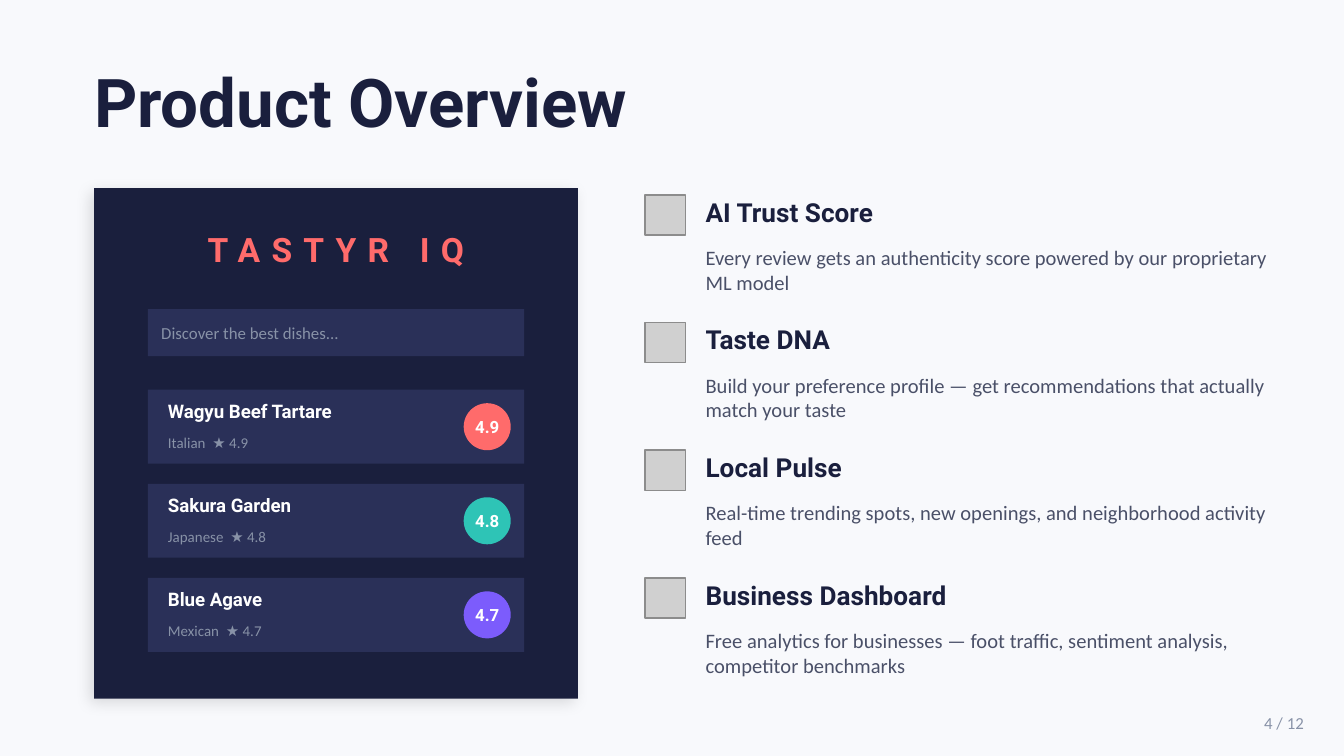
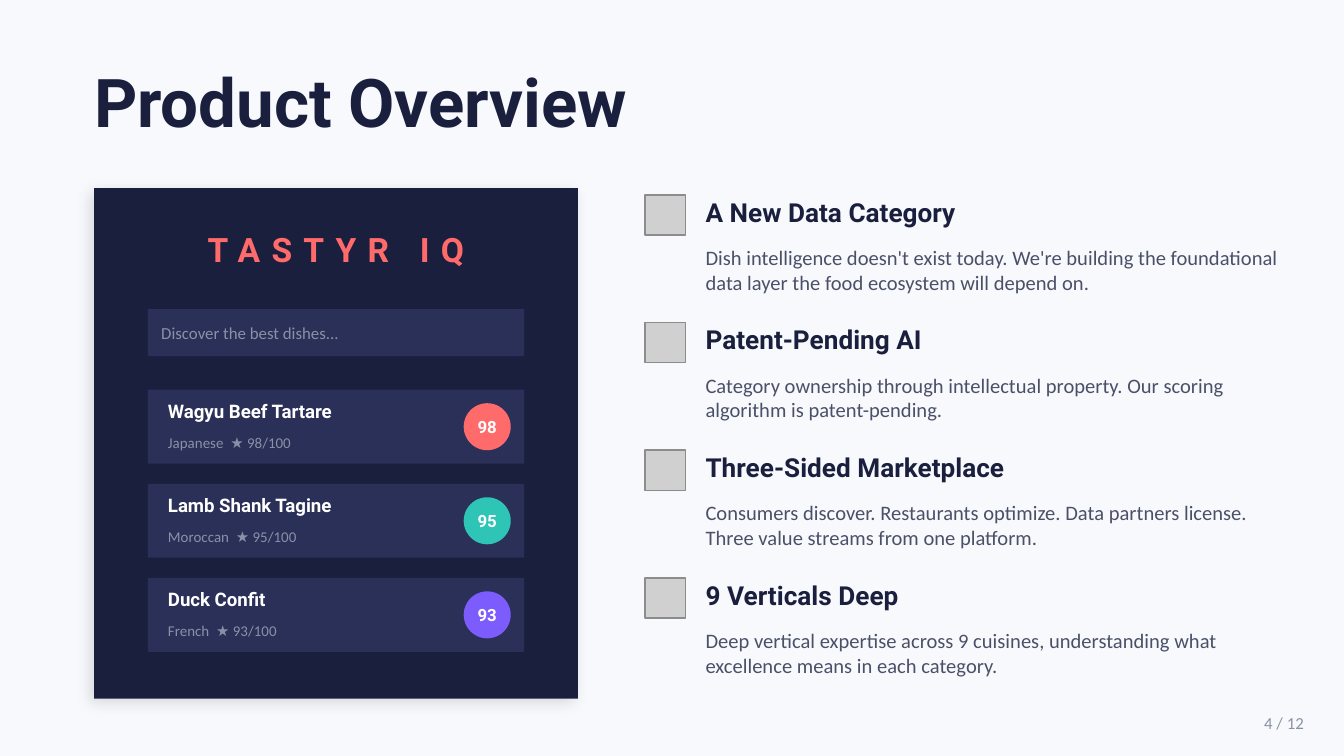
Before and after one commit to alimabsoute/moonlight-analytica, a slide deck: slide 4 of tastyr-iq/strategy/pitch-deck-v4-visionary.pptx. Drawn at 1344x756 pixels with LibreOffice and Linux fonts; fonts in the diff are those of the drawing; grey boxes stand for pictures. Boxes give left, top, right and bottom in pixels: in the first picture for what was removed or moved away, otherwise in the second. Text is boxed around its words. In the diff, an @@ line names an element or a change of style, - is before the commit and + after.

```diff
--- a/tastyr-iq/strategy/pitch-deck-v4-visionary.pptx
+++ b/tastyr-iq/strategy/pitch-deck-v4-visionary.pptx
@@ text at <box>706,203,956,228</box>: text changed @@
-AI Trust Score
+A New Data Category
@@ text at <box>706,250,1277,294</box>: text changed @@
-Every review gets an authenticity score powered by our proprietary ML model
+Dish intelligence doesn't exist today. We're building the foundational data layer the food ecosystem will depend on.
@@ text at <box>706,329,921,355</box>: text changed @@
-Taste DNA
+Patent-Pending AI
@@ text at <box>706,378,1224,421</box>: text changed @@
-Build your preference profile — get recommendations that actually match your taste
+Category ownership through intellectual property. Our scoring algorithm is patent-pending.
@@ text at <box>168,438,291,450</box>: text changed @@
-Italian ★ 4.9
+Japanese ★ 98/100
@@ text at <box>478,421,497,433</box>: text changed @@
-4.9
+98
@@ text at <box>706,457,1004,483</box>: text changed @@
-Local Pulse
+Three-Sided Marketplace
@@ text at <box>168,498,331,516</box>: text changed @@
-Sakura Garden
+Lamb Shank Tagine
@@ text at <box>706,505,1247,549</box>: text changed @@
-Real-time trending spots, new openings, and neighborhood activity feed
+Consumers discover. Restaurants optimize. Data partners license. Three value streams from one platform.
@@ text at <box>168,532,297,543</box>: text changed @@
-Japanese ★ 4.8
+Moroccan ★ 95/100
@@ text at <box>478,515,497,527</box>: text changed @@
-4.8
+95
@@ text at <box>168,592,266,606</box>: text changed @@
-Blue Agave
+Duck Confit
@@ text at <box>706,585,898,611</box>: text changed @@
-Business Dashboard
+9 Verticals Deep
@@ text at <box>168,626,277,637</box>: text changed @@
-Mexican ★ 4.7
+French ★ 93/100
@@ text at <box>478,609,497,621</box>: text changed @@
-4.7
+93
@@ text at <box>706,633,1216,677</box>: text changed @@
-Free analytics for businesses — foot traffic, sentiment analysis, competitor benchmarks
+Deep vertical expertise across 9 cuisines, understanding what excellence means in each category.
```
Also in this commit, not shown: 1 other slide changed, 9 other files.
